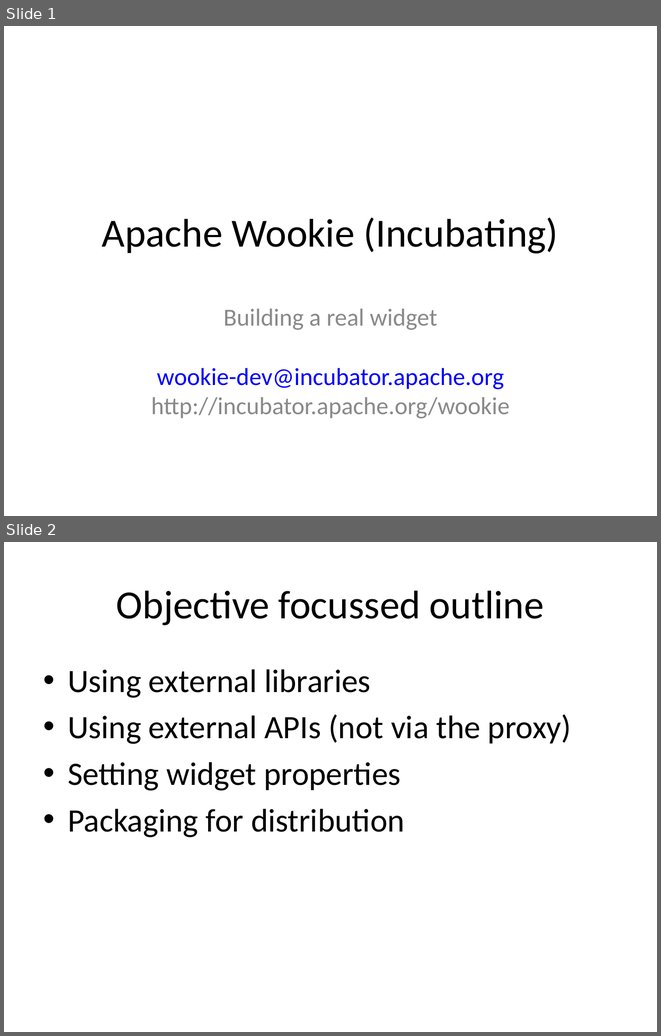
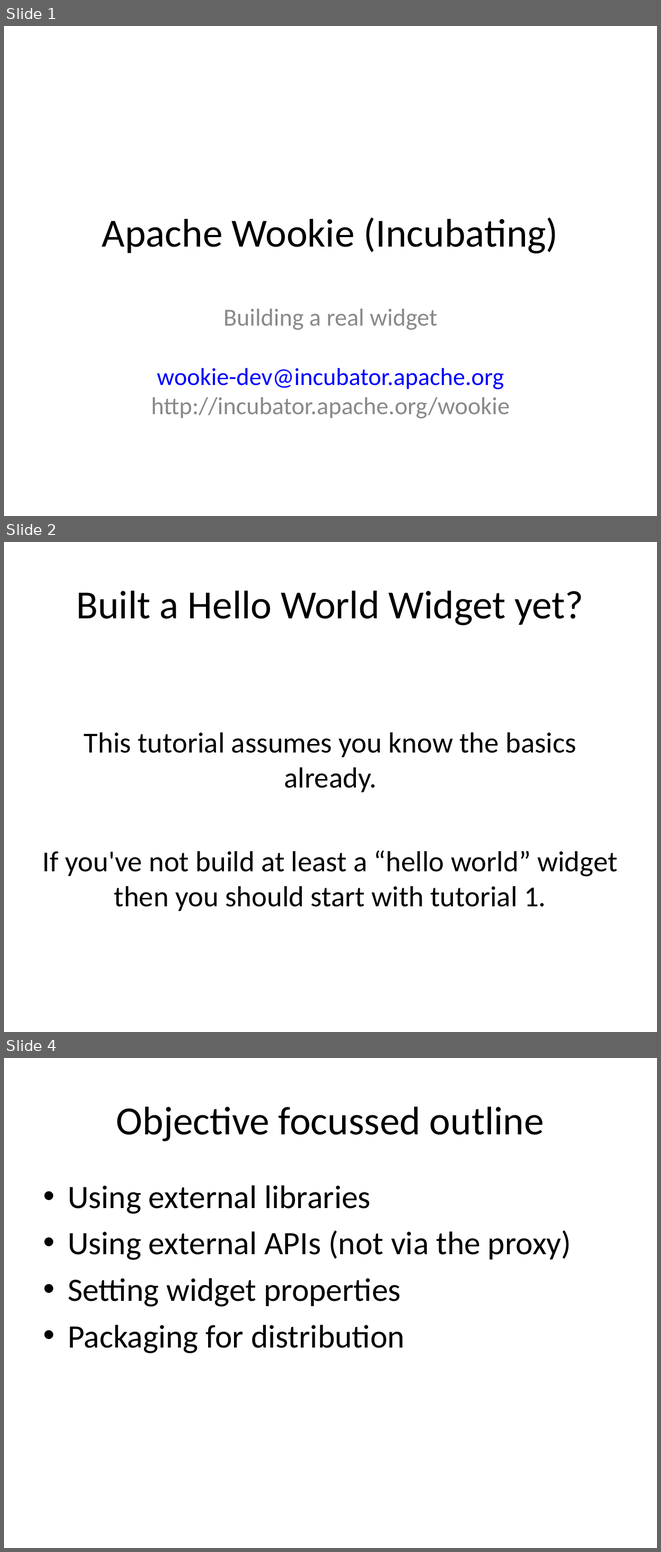
Before and after one commit to ibrahimabdelkhaleq/wooki, a slide deck: tutorials/tutorial_2_basic_interactions.odp. Shown one above the other, each under a label of ours: slides 1 and 2 before the commit, slides 1, 2 and 4 after it; the slides between them are not shown. The pictures are 661x1036 and 661x1552 pixels, drawn with LibreOffice and Linux fonts; fonts in the diff are those of the drawing. Boxes give left, top, right and bottom in pixels: in the first picture for what was removed or moved away, otherwise in the second. Text is boxed around its words. In the diff, an @@ line names an element or a change of style, - is before the commit and + after.

```diff
--- a/tutorials/tutorial_2_basic_interactions.odp
+++ b/tutorials/tutorial_2_basic_interactions.odp
@@ slide 2 added at (x1=4, y1=542, x2=657, y2=1032), background #FFFFFF @@
@@ title added at (x1=77, y1=590, x2=583, y2=625), 44 pt, text #000000 @@
+Built a Hello World Widget yet?
@@ subtitle added at (x1=43, y1=732, x2=617, y2=911), 32 pt, text #000000 @@
+This tutorial assumes you know the basics already.
+If you've not build at least a “hello world” widget then you should start with tutorial 1.
@@ what was slide 2 is now slide 4 @@
```
Also in this commit, not shown: 1 other slide added.
